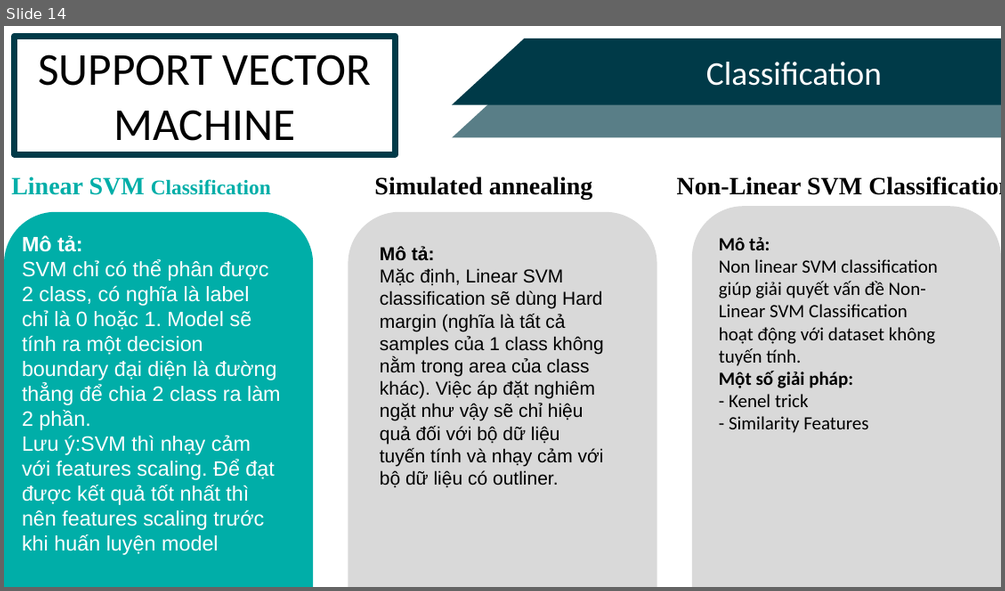
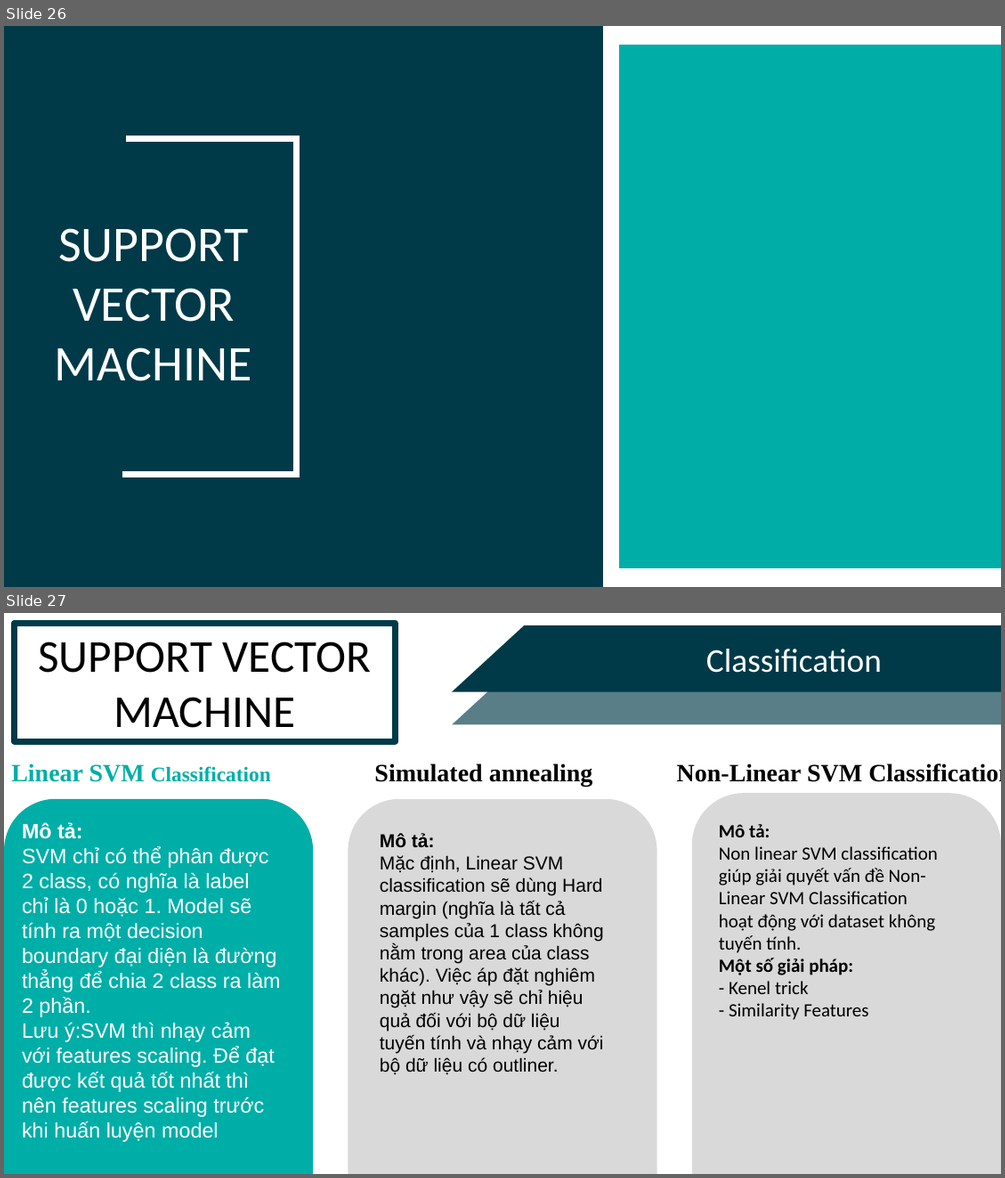
Before and after one commit to leecuongv/RealtimeMaskDetection, a slide deck: Nhom3_BaoCaoCuoiKy.pptx. Shown one above the other, each under a label of ours: slide 14 before the commit, slides 26 and 27 after it. The pictures are 1005x591 and 1005x1178 pixels, drawn with LibreOffice and Linux fonts; fonts in the diff are those of the drawing. Boxes give left, top, right and bottom in pixels: in the first picture for what was removed or moved away, otherwise in the second. Text is boxed around its words. In the diff, an @@ line names an element or a change of style, - is before the commit and + after.

```diff
--- a/Nhom3_BaoCaoCuoiKy.pptx
+++ b/Nhom3_BaoCaoCuoiKy.pptx
@@ slide 26 added at (4, 26, 1001, 587), background #FFFFFF @@
@@ rectangle added at (4, 26, 603, 587), fill #003A48 @@
@@ rectangle added at (4, 45, 303, 560), fill #003A48 @@
@@ rectangle added at (619, 45, 1001, 568), fill #00AEA8 @@
@@ freeform shape added at (122, 139, 297, 474), outline #FFFFFF 6 pt @@
@@ text added at (55, 228, 252, 381), 48 pt, text #FFFFFF @@
+SUPPORT VECTOR MACHINE
@@ what was slide 14 is now slide 27 @@
```
Also in this commit, not shown: 3 slides changed, 13 other slides added, 2 other files.
